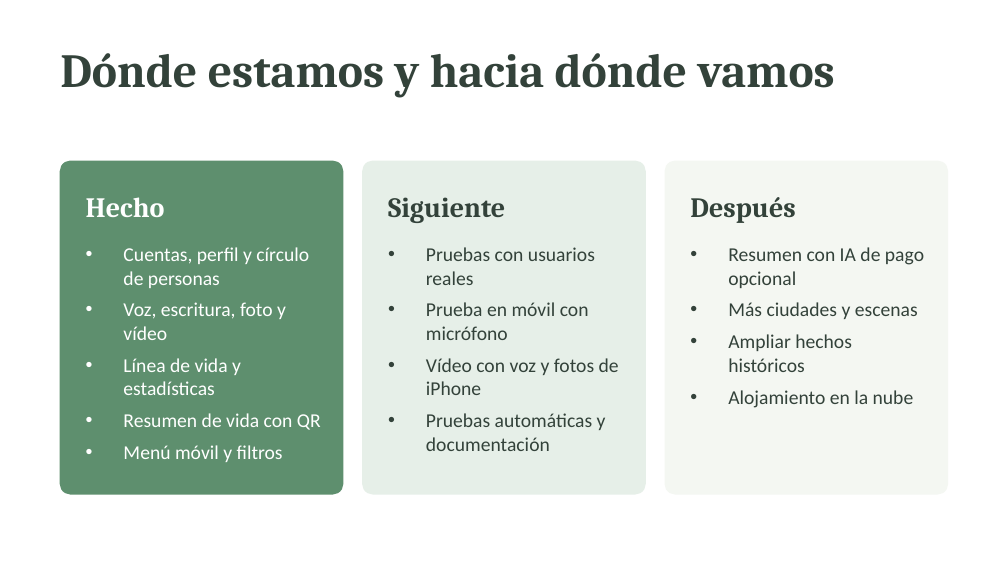
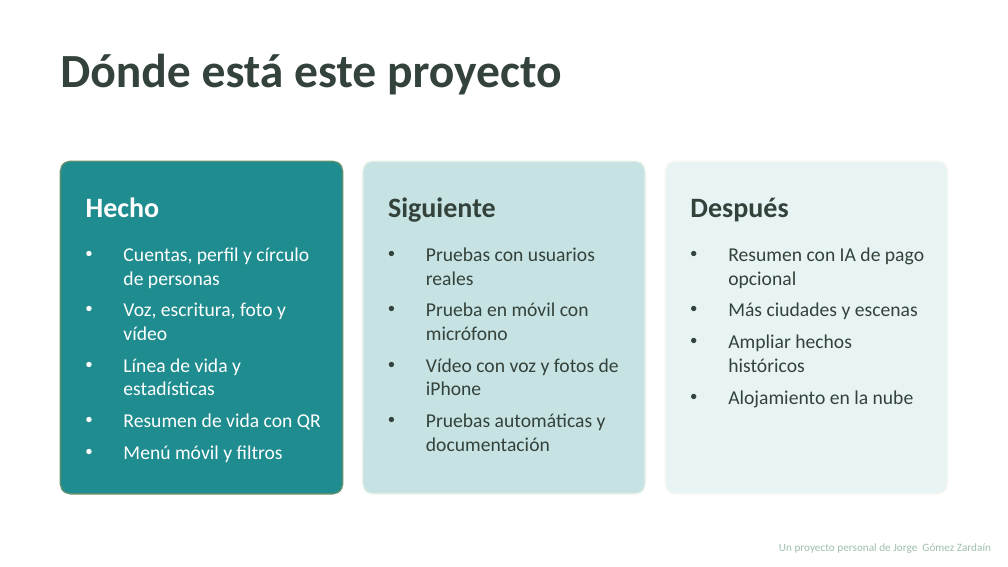
Before and after one commit to jgzmac/mis-memorias-de-oro, a slide deck: slide 8 of docs/Mi-Circulo-del-Tiempo-presentacion.pptx (slide 7 before the commit). Drawn at 1008x567 pixels with LibreOffice and Linux fonts; fonts in the diff are those of the drawing. Boxes give left, top, right and bottom in pixels: in the first picture for what was removed or moved away, otherwise in the second. Text is boxed around its words. In the diff, an @@ line names an element or a change of style, - is before the commit and + after.

Commit message:
versión 2.1.3 - Añadidos textos y anotaciones de propiedad intelectual a nombre de Jorge Gómez Zardaín

```diff
--- a/docs/Mi-Circulo-del-Tiempo-presentacion.pptx
+++ b/docs/Mi-Circulo-del-Tiempo-presentacion.pptx
@@ text at [60,53,561,95]: text changed; font Cambria to Calibri @@
-Dónde estamos y hacia dónde vamos
+Dónde está este proyecto
@@ rounded rectangle at [60,161,343,494]: fill #5E8F6E to #1F8C8F @@
@@ rounded rectangle at [363,161,645,494]: fill #E6EFE8 to #1F8C8F at 25% opacity @@
@@ rounded rectangle at [665,161,948,494]: fill #F4F7F2 to #1F8C8F at 10% opacity @@
@@ font Cambria to Calibri in 3 elements at [86,197,160,217], [388,197,496,222], [690,197,788,222] @@
@@ text added at [779,543,991,553], 8 pt, text #9FBFAA @@
+Un proyecto personal de Jorge Gómez Zardaín
```
Also in this commit, not shown: 7 other slides changed, 2 slides added, 28 other files.
